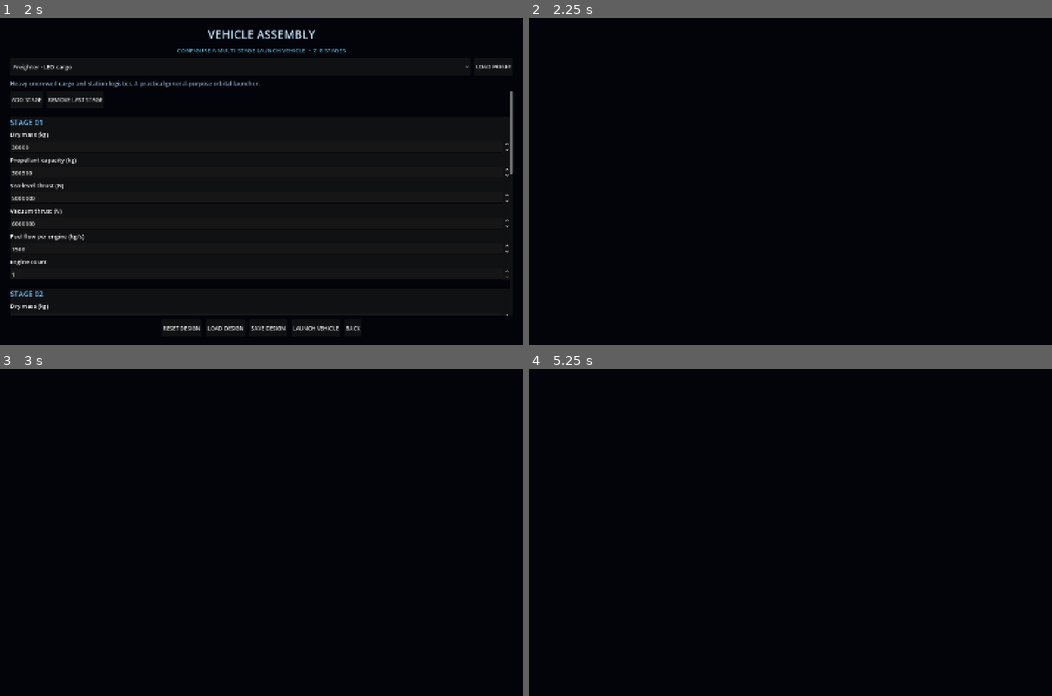
Above: before the commit, frames 1-4 (two rows, left to right).
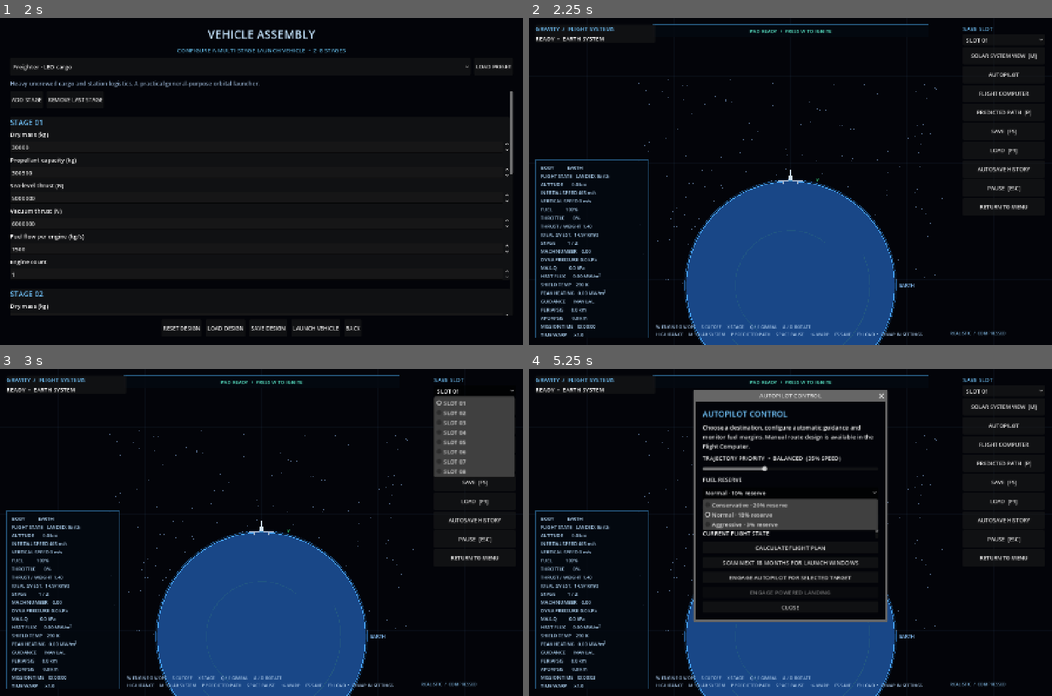
Above: after the commit, the same moments.

Repository: Blagos1195/Gravity-simulator
Game: Godot game, scene res://scenes/main.tscn
The game is run twice, just before and just after one commit, with the same random seed, the same clock (stepped at 60 frames per second) and the same inputs.
Inputs (mouse positions are in pixels of both pictures, inside the frame that each line leads up to):
- Up to frame 1 (2 s): click "NEW GAME" at 0.5 s; click "CONTINUE TO ROCKET BUILDER" at 1.25 s
- Up to frame 2 (2.25 s): click "LAUNCH VEHICLE" at 2 s
- Up to frame 3 (3 s): click (475, 391) at 2.75 s, where only the run after the commit has a clickable "SLOT 01"
- Up to frame 4 (5.25 s): click (1004, 408) at 3.5 s, where only the run after the commit has a clickable "SOLAR SYSTEM VIEW [M]"; click (1004, 424) at 4.25 s, where only the run after the commit has a clickable "AUTOPILOT"; click (790, 493) at 5 s, where only the run after the commit has a clickable "Normal · 10% reserve"

Frame 1 is identical in both runs. In frame 2, 21% of the frame differs, in the area x 1-99%, y 1-100%; in frame 3, 25%; in frame 4, 21%.
Error before the commit: Parse Error: Too many arguments for "_aerodynamic_acceleration()" call. Expected at most 4 but received 5. (res://scripts/simulation_view.gd:230)

Commit message:
Use precise coordinates for planetary atmosphere and adaptive stepping

Diff:
--- a/Gravity/scripts/simulation_view.gd
+++ b/Gravity/scripts/simulation_view.gd
@@ -252,12 +252,12 @@
 		status_message = "STAGE %d  •  ENGINE FIRING" % (stage_index + 1) if throttle > 0.0 else "PAD READY  •  W TO IGNITE" if final_altitude < 100.0 else "FLIGHT ACTIVE"
 
 func _adaptive_step_size() -> float:
-	var body := _nearest_body_state(rocket_position)
+	var body := _nearest_body_state(rocket_position, rocket_position_precise)
 	var radius: float = maxf(float(body.radius), float(body.distance))
 	var altitude: float = maxf(0.0, float(body.distance) - float(body.radius))
 	var gravity: float = G * float(body.mass) / (radius * radius)
 	var orbital_limit: float = 0.002 * sqrt(radius / maxf(0.001, gravity))
-	var relative_position: Vector2 = rocket_position - Vector2(body.position)
+	var relative_position: Vector2 = body.relative_position
 	var relative_velocity: Vector2 = velocity - Vector2(body.velocity)
 	var local_orbit: Dictionary = FlightComputer.orbital_state(relative_position, relative_velocity, G * float(body.mass))
 	var speed: float = relative_velocity.length()
@@ -272,7 +272,7 @@
 	if deep_space:
 		travel_distance_limit = maxf(50000000.0, radius * 0.01)
 	var travel_limit: float = travel_distance_limit / maxf(100.0, speed)
-	var drag_acceleration := _aerodynamic_acceleration(rocket_position, velocity, maxf(1.0, _current_vehicle_mass())).length()
+	var drag_acceleration := _aerodynamic_acceleration(rocket_position, velocity, maxf(1.0, _current_vehicle_mass()), -1.0, rocket_position_precise).length()
 	var drag_limit := 0.08 * speed / drag_acceleration if drag_acceleration > 0.01 else maximum_step
 	var active := _active_stage_data()
 	var engine_acceleration := _engine_thrust(altitude) / maxf(1.0, _current_vehicle_mass()) if thrust_key_down and fuel > 0.0 else 0.0
@@ -308,7 +308,7 @@
 			step_limit = minf(step_limit, 0.02 * relative_distance / relative_speed)
 	return step_limit
 
-func _atmosphere_at(position: Vector2, current_velocity: Vector2, time_seconds: float = -1.0) -> Dictionary:
+func _atmosphere_at(position: Vector2, current_velocity: Vector2, time_seconds: float = -1.0, position_components: PackedFloat64Array = PackedFloat64Array()) -> Dictionary:
 	var sample_time := sim_time if time_seconds < 0.0 else time_seconds
 	var best := {
 		"body_name": "",
@@ -319,7 +319,11 @@
 		"gamma": 1.4,
 		"relative_velocity": Vector2.ZERO
 	}
-	var earth_altitude := position.length() - EARTH_RADIUS
+	var components := position_components
+	if components.size() < 2:
+		components = rocket_position_precise if position == rocket_position else PackedFloat64Array([position.x, position.y])
+	var position_radius := sqrt(components[0] * components[0] + components[1] * components[1])
+	var earth_altitude := position_radius - EARTH_RADIUS
 	var earth_density := PlanetarySystem.atmospheric_density(earth_altitude)
 	if earth_density > 0.0:
 		best = {
@@ -329,18 +333,18 @@
 			"temperature": PlanetarySystem.atmospheric_temperature(earth_altitude),
 			"gas_constant": 287.05287,
 			"gamma": 1.4,
-			"relative_velocity": current_velocity - Vector2(-position.y, position.x) * EARTH_ROTATION_RATE
+			"relative_velocity": current_velocity - Vector2(-components[1], components[0]) * EARTH_ROTATION_RATE
 		}
-	if position.length() < 1.0e8:
+	if position_radius < 1.0e8:
 		return best
 	var ephemeris: Dictionary = _ephemeris_states_at(sample_time)
 	for body in ephemeris.get("surface_bodies", []):
 		var body_name: String = str(body.get("name", ""))
 		if body_name == "Earth":
 			continue
-		var body_position: Vector2 = body.get("position", Vector2.ZERO)
 		var body_velocity: Vector2 = body.get("velocity", Vector2.ZERO)
-		var relative_position: Vector2 = position - body_position
+		var body_components := _body_position_components(body)
+		var relative_position := Vector2(components[0] - body_components[0], components[1] - body_components[1])
 		var body_altitude: float = relative_position.length() - float(body.get("radius", 0.0))
 		var density: float = PlanetarySystem.planetary_atmosphere_density(body_name, body_altitude)
 		if density <= float(best.get("density", 0.0)):
@@ -367,10 +371,10 @@
 	var vacuum_thrust := float(active.get("vacuum_thrust", 0.0))
 	return lerpf(vacuum_thrust, sea_level_thrust, clampf(ambient_pressure_ratio, 0.0, 1.0)) * float(active.get("engine_count", 1))
 
-func _aerodynamic_acceleration(position: Vector2, current_velocity: Vector2, mass: float, time_seconds: float = -1.0) -> Vector2:
+func _aerodynamic_acceleration(position: Vector2, current_velocity: Vector2, mass: float, time_seconds: float = -1.0, position_components: PackedFloat64Array = PackedFloat64Array()) -> Vector2:
 	if realism == "Arcade":
 		return Vector2.ZERO
-	var atmosphere := _atmosphere_at(position, current_velocity, time_seconds)
+	var atmosphere := _atmosphere_at(position, current_velocity, time_seconds, position_components)
 	var density := float(atmosphere.density)
 	var relative_velocity: Vector2 = atmosphere.relative_velocity
 	var relative_speed := relative_velocity.length()
